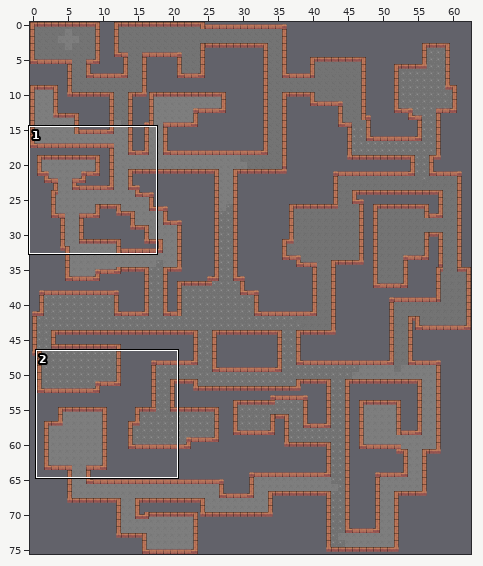
An edit to a level. Tiled map, Thalheimer is Among us/Assets/Map/Map.tmx. The first picture is a wide view before the edit; the outline marks the close-up.
Close-up. As it was:
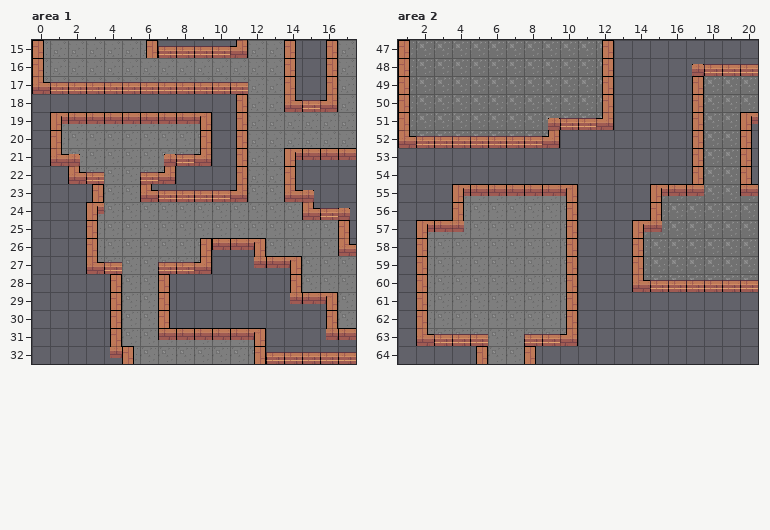
Cells are 24x24 px. Shown: area 1 x 0..17, y 15..32; area 2 x 1..20, y 47..64. The commit also changed other parts of the map, which this record leaves out.
After the commit:
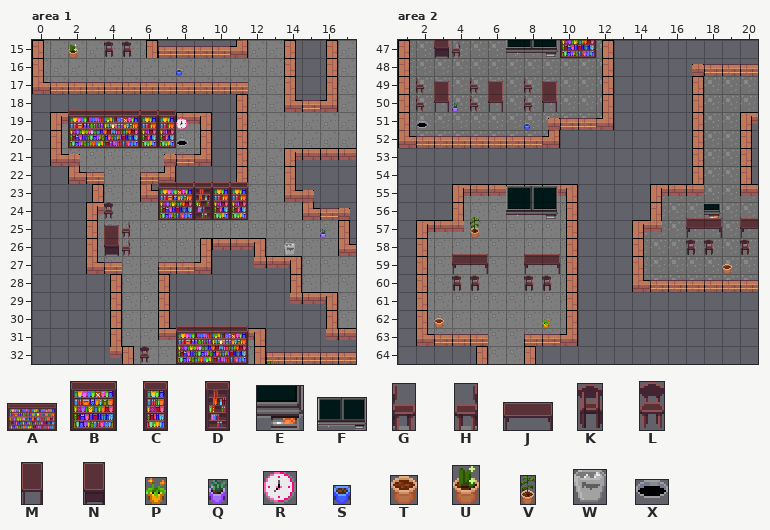
Key: from "jdt": A 1 "Object (2)", B 2 "Object (3)", C 3 "Object (4)", D 4 "Object (5)", E 13 "Object (14)", F 14 "Object (15)", G 15 "Object (16)", H 16 "Object (17)", J 17 "Object (18)", K 18 "Object (19)", L 19 "Object (20)", M 20 "Object (21)", N 21 "Object (22)", P 23 "Object (24)", Q 26 "Object (27)", R 27 "Object (28)", S 29 "Object (30)", T 31 "Object (32)", U 32 "Object (33)", V 35 "Object (36)", W 39 "Object (40)", X 42 "Vent".
_ is an empty cell.
Tiles of an added or newly shown layer are drawn over the layers below it.
Changes in this commit:
Changed rows in their new state; . is an unchanged cell.
Layer "Objects" (added), area 1:
first column x 2:
15 U.KK...
16 ......S
19 ......R
20 A...CCX
first column x 4:
24 L..B.DCC.....
25 .H..........Q
26 NH........W..
first column x 6:
32 L.A
Layer "Objects" (added), area 2:
first column x 2:
47 .NH..F..B
49 G..G..G..
50 GMQGM.GM.
51 X.....S..
first column x 3:
56 ....F..........E..
57 ..V...........J..J
58 ..............KK.K
59 .J...J..........T.
60 .KK..KK...........
62 T.....P...........
